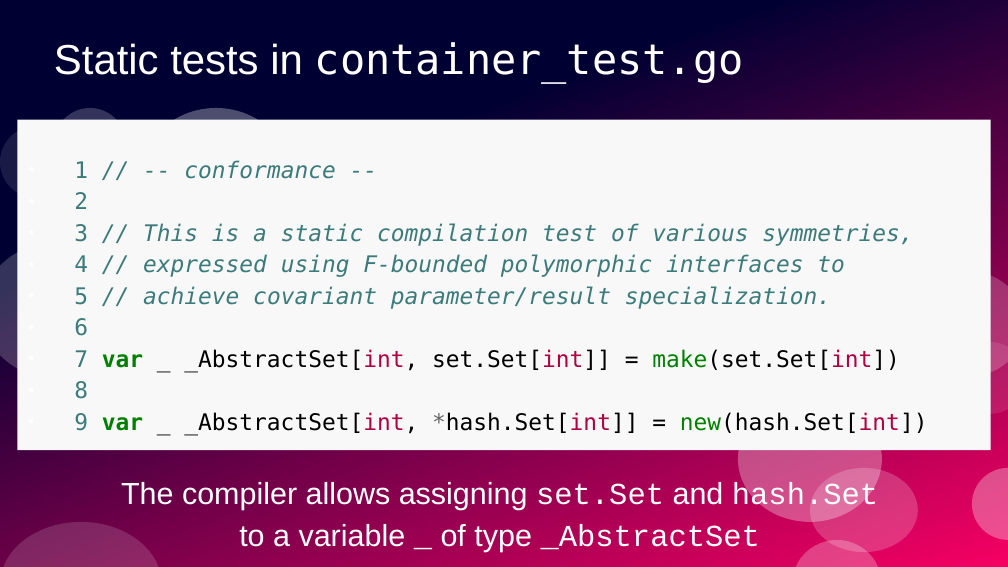
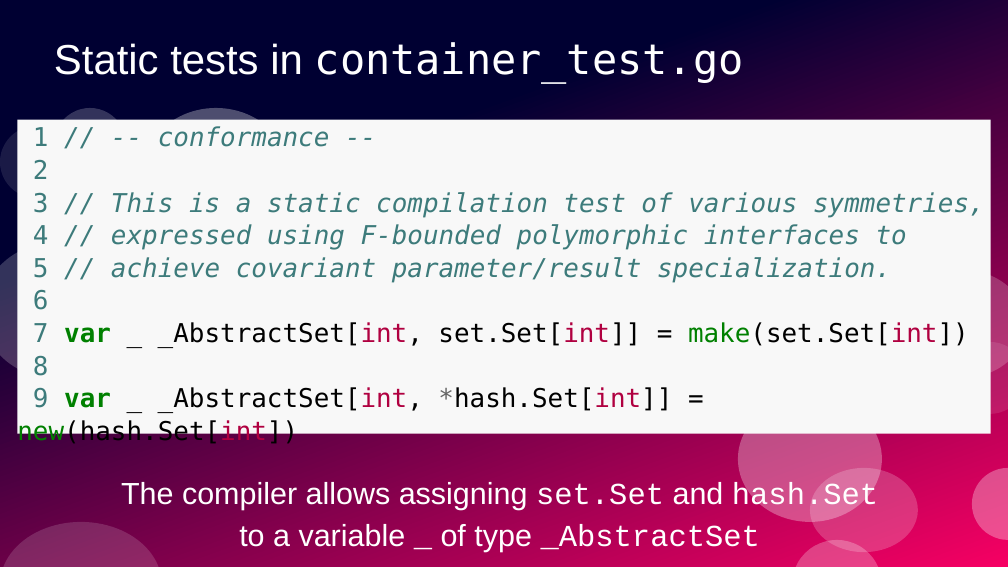
Before and after one commit to ramalho/sets-in-go, a slide deck: slide 44 of sets-in-go.odp (slide 43 before the commit). Drawn at 1008x567 pixels with LibreOffice and Linux fonts; fonts in the diff are those of the drawing. Boxes give left, top, right and bottom in pixels: in the first picture for what was removed or moved away, otherwise in the second. Text is boxed around its words. In the diff, an @@ line names an element or a change of style, - is before the commit and + after.

Commit message:
F-bounded polymorphism

```diff
--- a/sets-in-go.odp
+++ b/sets-in-go.odp
@@ text "1 // -- conformance --": place and size @@
-text "1 // -- conformance --" at [17,120,991,451]
+text "1 // -- conformance --" at [17,120,991,434]
@@ text "1 // -- conformance --" at [17,120,991,434]: size 18 to 20.4 pt; bullet ● to none; line spacing 1.15 to 1.05 @@
```
Also in this commit, not shown: 9 other slides changed, 1 slide added, 2 other files.
